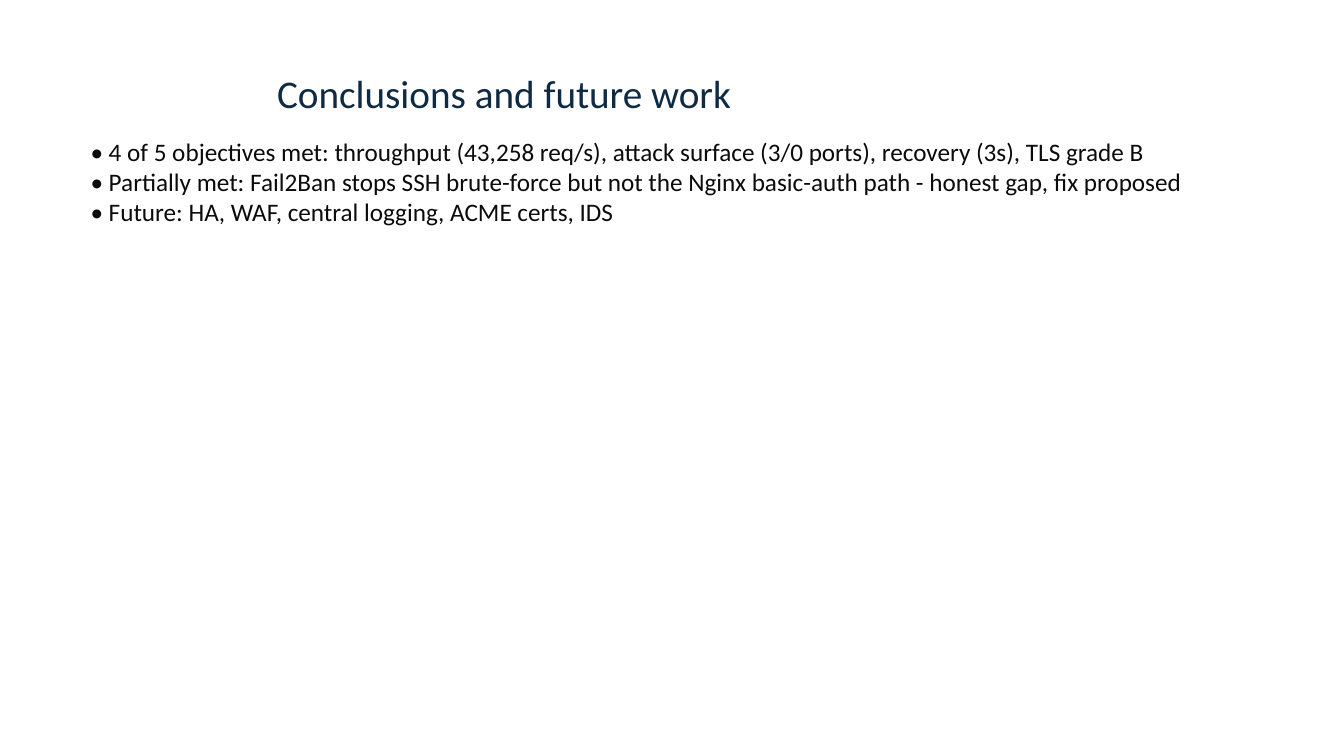
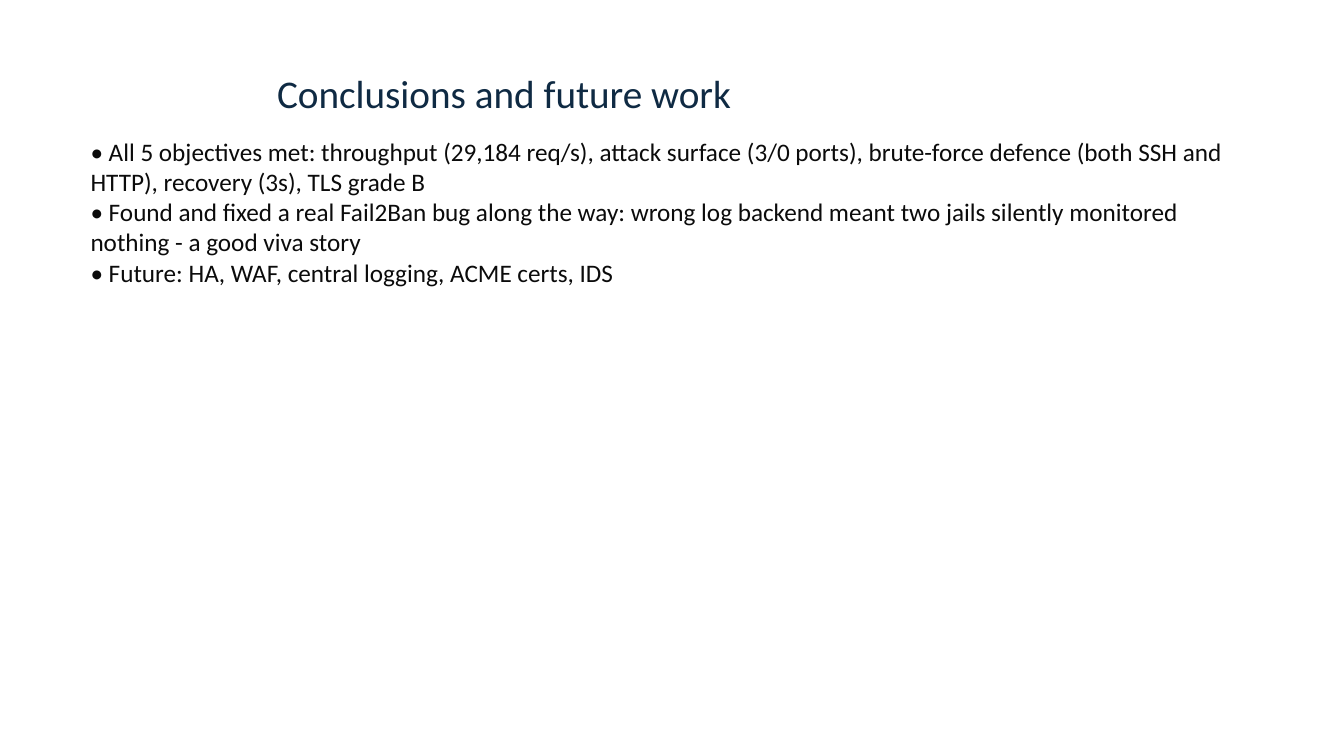
Before and after one commit to ChiragSethi-04/os-networking-capstone, a slide deck: slide 14 of slides/deck.pptx. Drawn at 1344x756 pixels with LibreOffice and Linux fonts; fonts in the diff are those of the drawing. Boxes give left, top, right and bottom in pixels: in the first picture for what was removed or moved away, otherwise in the second. Text is boxed around its words. In the diff, an @@ line names an element or a change of style, - is before the commit and + after.

```diff
--- a/slides/deck.pptx
+++ b/slides/deck.pptx
@@ text at bbox=[91, 142, 1222, 256]: text changed @@
-• 4 of 5 objectives met: throughput (43,258 req/s), attack surface (3/0 ports), recovery (3s), TLS grade B
-• Partially met: Fail2Ban stops SSH brute-force but not the Nginx basic-auth path - honest gap, fix proposed
+• All 5 objectives met: throughput (29,184 req/s), attack surface (3/0 ports), brute-force defence (both SSH and HTTP), recovery (3s), TLS grade B
+• Found and fixed a real Fail2Ban bug along the way: wrong log backend meant two jails silently monitored nothing - a good viva story
```
Also in this commit, not shown: 1 other slide changed, 56 other files.
